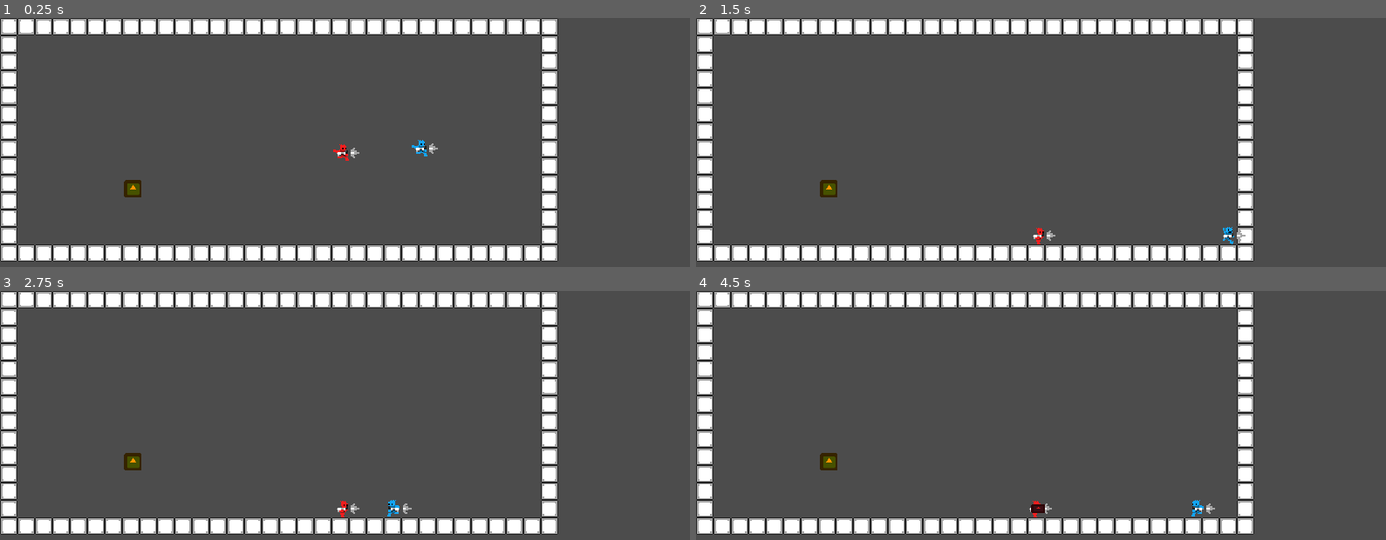
Above: before the commit, frames 1-4 (two rows, left to right).
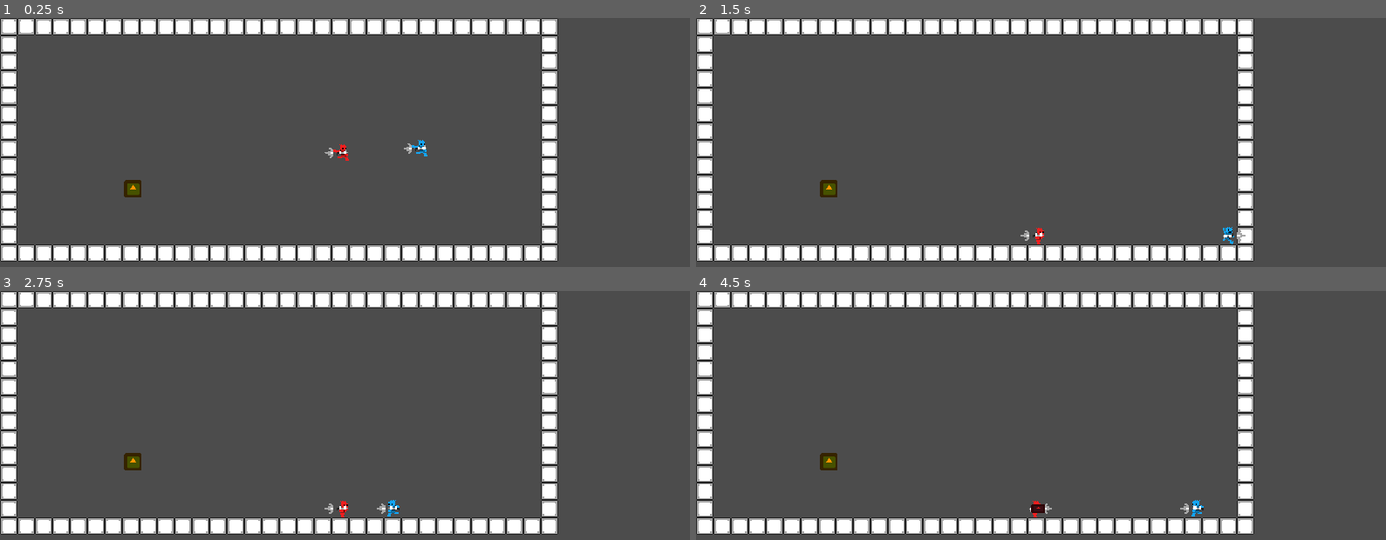
Above: after the commit, the same moments.

Repository: JUB-Yoush/wizgun-project
Game: Godot game, scene res://src/stage/Main.tscn
Two runs of this game, one before a commit and one after it. Both use one fixed random seed, a clock stepped at 60 frames per second and the inputs below. The engine's default icon, where the game draws it, is replaced by a stand-in: a white triangle on a blue panel in a dark square.
Inputs:
- Up to frame 1 (0.25 s): no input
- Up to frame 2 (1.5 s): hold Right (p1_right) from 0.53 s (still down); tap . (p1_gun) at 0.6 s; tap , (p1_jump) at 0.77 s; tap / (p1_sword) at 1.35 s
- Up to frame 3 (2.75 s): tap , (p1_jump) at 1.52 s; tap Enter at 2 s; release Right (p1_right) at 2.03 s; hold Left (p1_left) from 2.03 s (still down); tap S (p2_down) at 2.1 s
- Up to frame 4 (4.5 s): release Left (p1_left) at 2.78 s; hold Right (p1_right) 2.78-4.28 s; tap B (p2_gun) at 2.85 s; tap , (p1_jump) at 3.02, 3.77 s; tap Space at 3.5 s; tap A (p2_left) at 3.6 s; hold Left (p1_left) from 4.28 s (still down); tap D (p2_right) at 4.35 s

The runs differ from the first frame. In frame 1, 0.1% of the frame differs, in the area x 47-64%, y 50-57%; in frame 2, less than 0.1%; in frame 3, 0.1%, in the area x 47-60%, y 85-90%; in frame 4, less than 0.1%.

Commit message:
weirdo gun flipping is broken, just ignore it for now and work on muzzle flash

Diff:
--- a/src/characters/base/Base.gd
+++ b/src/characters/base/Base.gd
@@ -19,6 +19,7 @@
 onready var sprite := $Sprite
 onready var gun := $Gun
 onready var gunSprite := $Gun/GunSprite
+onready var gunFlashSprite := $Gun/GunSprite/GunFlash
 onready var animPlayer := $AnimationPlayer
 onready var area := $Area2D
 
@@ -324,17 +325,21 @@
 
 # ANIMATION --------------------------------------------
 func turn_char(dir):
+	print(dir)
 	if dir.x < 0:
 		sprite.flip_h = true
 		gunSprite.flip_h = true
+		gun.rotation_degrees = 180
+		gunSprite.flip_h = true
+		#gunSprite.flip_v = true
+		gunFlashSprite.flip_v = true
 
 	elif dir.x > 0:
 		sprite.flip_h = false
 		gunSprite.flip_h = false
-
-#	if dir_at_press.y == 0:
-#		aiming_dir.x = dir_at_press.x
-#	else:
-#		aiming_dir.y = dir_at_press.y
+		gun.rotation_degrees = 0
+		gunSprite.flip_v = false
+		gunFlashSprite.flip_v = false
+
 
 # reposition bullet spawn based on dir held
--- a/src/characters/base/Base.tscn
+++ b/src/characters/base/Base.tscn
@@ -177,6 +177,7 @@
 anims/slide = SubResource( 5 )
 
 [node name="Gun" type="Node2D" parent="."]
+rotation = 3.14159
 
 [node name="GunSprite" type="Sprite" parent="Gun"]
 texture = ExtResource( 1 )
Not shown, changed: todo.txt
